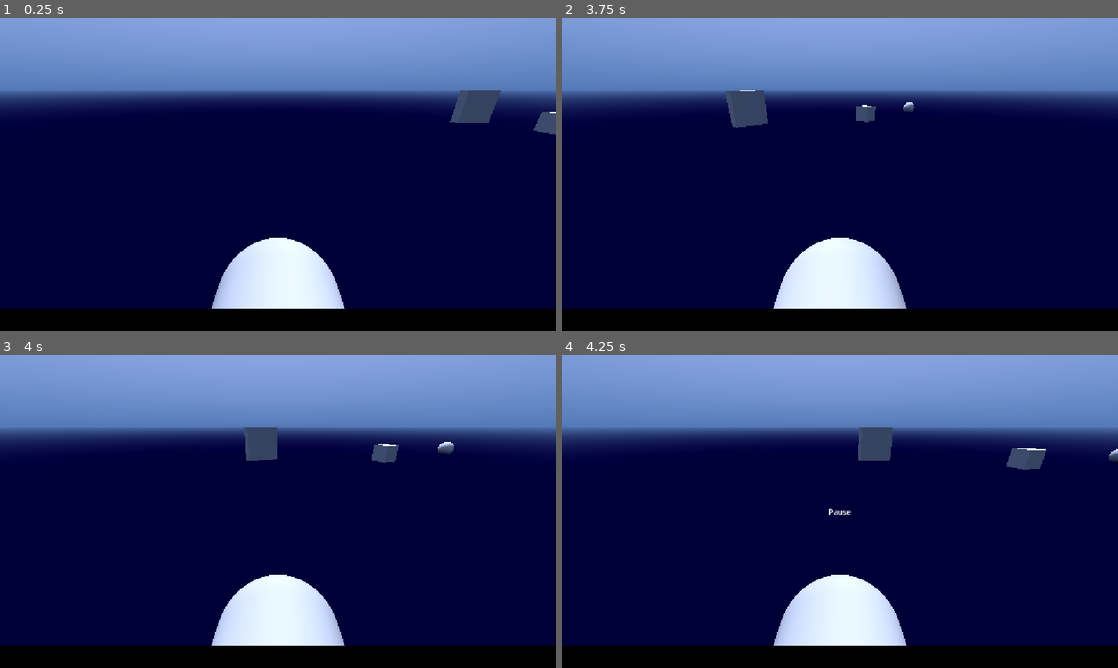
Above: before the commit, frames 1-4 (two rows, left to right).
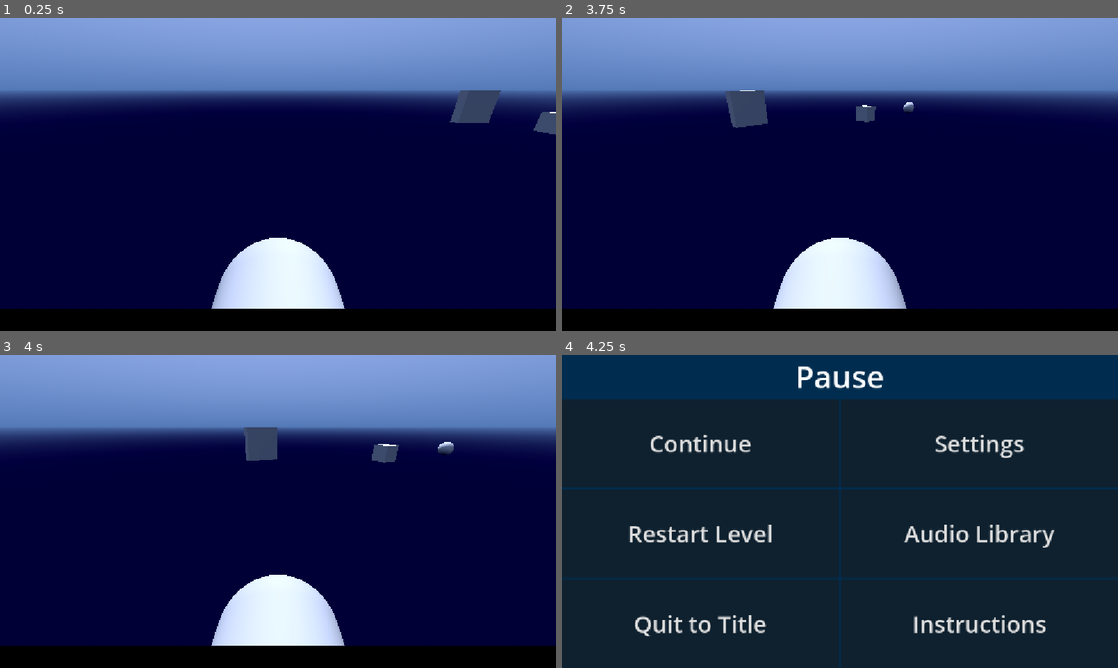
Above: after the commit, the same moments.

Repository: PeterDrake/yachtsinkers
Game: Godot game, scene res://yachtsinkers.tscn
Two runs of this game, one before a commit and one after it. Both use one fixed random seed, a clock stepped at 60 frames per second and the inputs below. Sound files missing from this copy of the repository are replaced by a short silence.
Inputs:
- Up to frame 1 (0.25 s): no input
- Up to frame 2 (3.75 s): hold Right (right) 0.53-1.28 s; tap one key every 0.75 s from 0.6 s: 1 (bite) 2 (dive) 3 (slap) Space (space) 1 (bite); hold Left (left) 1.28-2.03 s; hold Right (right) 2.03-2.78 s; hold Up (forward) 2.78-3.53 s; hold Left (left) from 3.53 s (still down)
- Up to frame 3 (4 s): keep holding Left (left)
- Up to frame 4 (4.25 s): keep holding Left (left); tap Escape (pause) at 4.15 s

Frames 1-3 are identical in both runs. In frame 4, 100% of the frame differs, in the area x 0-100%, y 0-100%.
Error in both runs: Out of bounds get index '0' (on base: 'PackedStringArray') (res://speech.gd:3)

Commit message:
Laid out pause menu

Diff:
--- a/pause_menu.tscn
+++ b/pause_menu.tscn
@@ -2,7 +2,11 @@
 
 [ext_resource type="Script" uid="uid://cdcq5lo4lq35d" path="res://pause_menu.gd" id="1_hdmo1"]
 
+[sub_resource type="StyleBoxFlat" id="StyleBoxFlat_hdmo1"]
+bg_color = Color(0, 0.17626616, 0.31130394, 1)
+
 [node name="PauseMenu" type="Control" unique_id=290838109]
+process_mode = 2
 layout_mode = 3
 anchors_preset = 15
 anchor_right = 1.0
@@ -11,17 +15,75 @@
 grow_vertical = 2
 script = ExtResource("1_hdmo1")
 
-[node name="Label" type="Label" parent="." unique_id=1091792887]
-process_mode = 2
+[node name="Panel" type="Panel" parent="." unique_id=2144496260]
 layout_mode = 1
-anchors_preset = 14
-anchor_top = 0.5
+anchors_preset = 15
 anchor_right = 1.0
-anchor_bottom = 0.5
-offset_top = -11.5
-offset_bottom = 11.5
+anchor_bottom = 1.0
 grow_horizontal = 2
 grow_vertical = 2
+theme_override_styles/panel = SubResource("StyleBoxFlat_hdmo1")
+
+[node name="VBoxContainer" type="VBoxContainer" parent="." unique_id=1947849068]
+layout_mode = 1
+anchors_preset = 15
+anchor_right = 1.0
+anchor_bottom = 1.0
+grow_horizontal = 2
+grow_vertical = 2
+
+[node name="Label" type="Label" parent="VBoxContainer" unique_id=1091792887]
+layout_mode = 2
+size_flags_vertical = 0
+theme_override_font_sizes/font_size = 64
 text = "Pause"
 horizontal_alignment = 1
 metadata/_edit_use_anchors_ = true
+
+[node name="HBoxContainer" type="HBoxContainer" parent="VBoxContainer" unique_id=1156288268]
+layout_mode = 2
+size_flags_vertical = 3
+
+[node name="VBoxContainer" type="VBoxContainer" parent="VBoxContainer/HBoxContainer" unique_id=1221192663]
+layout_mode = 2
+size_flags_horizontal = 3
+
+[node name="ContinueButton" type="Button" parent="VBoxContainer/HBoxContainer/VBoxContainer" unique_id=2049052619]
+layout_mode = 2
+size_flags_vertical = 3
+theme_override_font_sizes/font_size = 48
+text = "Continue"
+
+[node name="RestartButton" type="Button" parent="VBoxContainer/HBoxContainer/VBoxContainer" unique_id=1038856797]
+layout_mode = 2
+size_flags_vertical = 3
+theme_override_font_sizes/font_size = 48
+text = "Restart Level"
+
+[node name="QuitButton" type="Button" parent="VBoxContainer/HBoxContainer/VBoxContainer" unique_id=1365439469]
+layout_mode = 2
+size_flags_vertical = 3
+theme_override_font_sizes/font_size = 48
+text = "Quit to Title"
+
+[node name="VBoxContainer2" type="VBoxContainer" parent="VBoxContainer/HBoxContainer" unique_id=953045439]
+layout_mode = 2
+size_flags_horizontal = 3
+
+[node name="SettingsButton" type="Button" parent="VBoxContainer/HBoxContainer/VBoxContainer2" unique_id=912260969]
+layout_mode = 2
+size_flags_vertical = 3
+theme_override_font_sizes/font_size = 48
+text = "Settings"
+
+[node name="AudioLibraryButton" type="Button" parent="VBoxContainer/HBoxContainer/VBoxContainer2" unique_id=617347346]
+layout_mode = 2
+size_flags_vertical = 3
+theme_override_font_sizes/font_size = 48
+text = "Audio Library"
+
+[node name="InstructionsButton" type="Button" parent="VBoxContainer/HBoxContainer/VBoxContainer2" unique_id=617886323]
+layout_mode = 2
+size_flags_vertical = 3
+theme_override_font_sizes/font_size = 48
+text = "Instructions"
